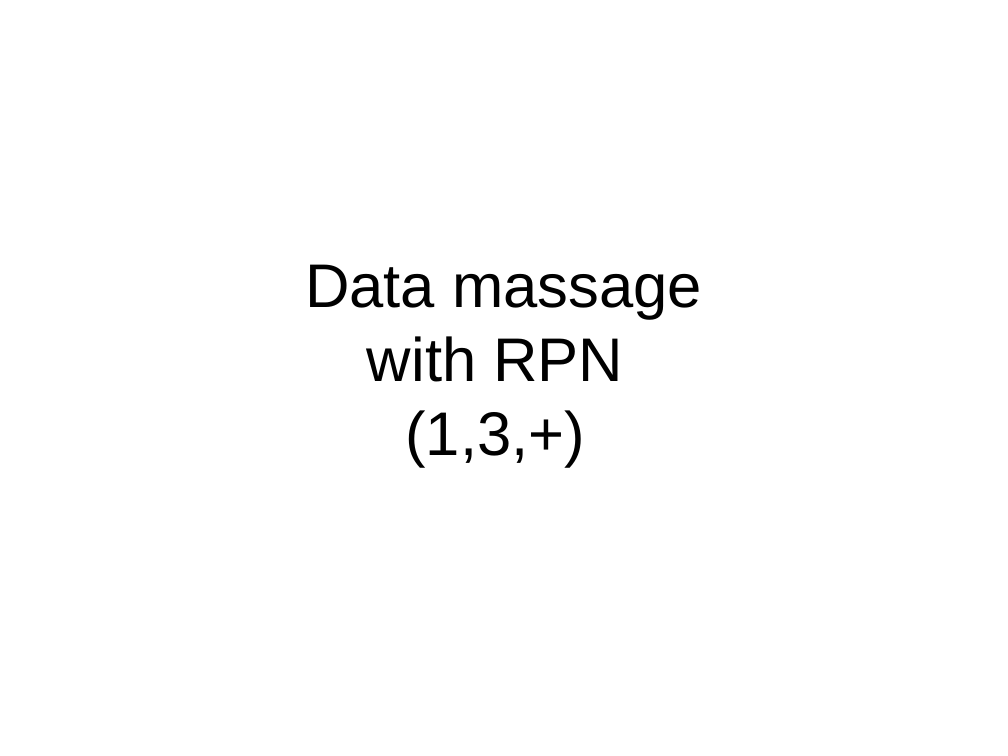
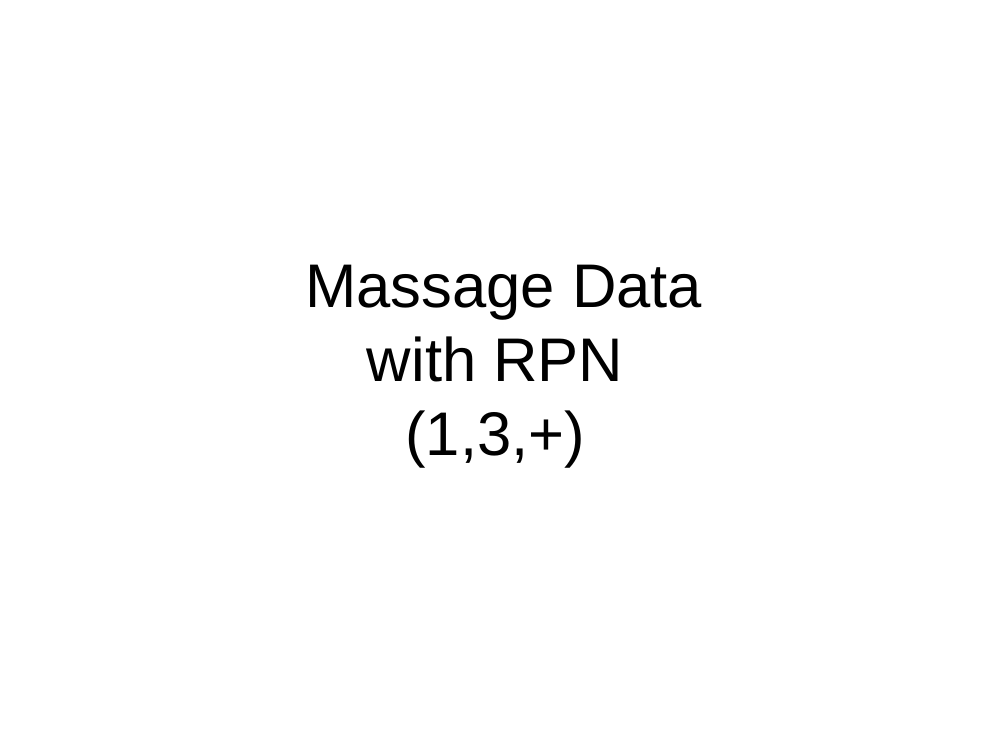
Before and after one commit to Distrotech/rrdtool, a slide deck: slide 82 of talks/rrdtoolfast/monitoring-en.ppt (slide 78 before the commit). Drawn at 1008x756 pixels with LibreOffice and Linux fonts; fonts in the diff are those of the drawing. Boxes give left, top, right and bottom in pixels: in the first picture for what was removed or moved away, otherwise in the second. Text is boxed around its words. In the diff, an @@ line names an element or a change of style, - is before the commit and + after.

```diff
--- a/talks/rrdtoolfast/monitoring-en.ppt
+++ b/talks/rrdtoolfast/monitoring-en.ppt
@@ title at (305, 264, 702, 467): text changed @@
-Data massage
-with RPN
-(1,3,+)
+Massage Data
+with RPN
+(1,3,+)
```
Also in this commit, not shown: 14 other slides changed, 18 slides added, 6 slides removed, 2 other files.
